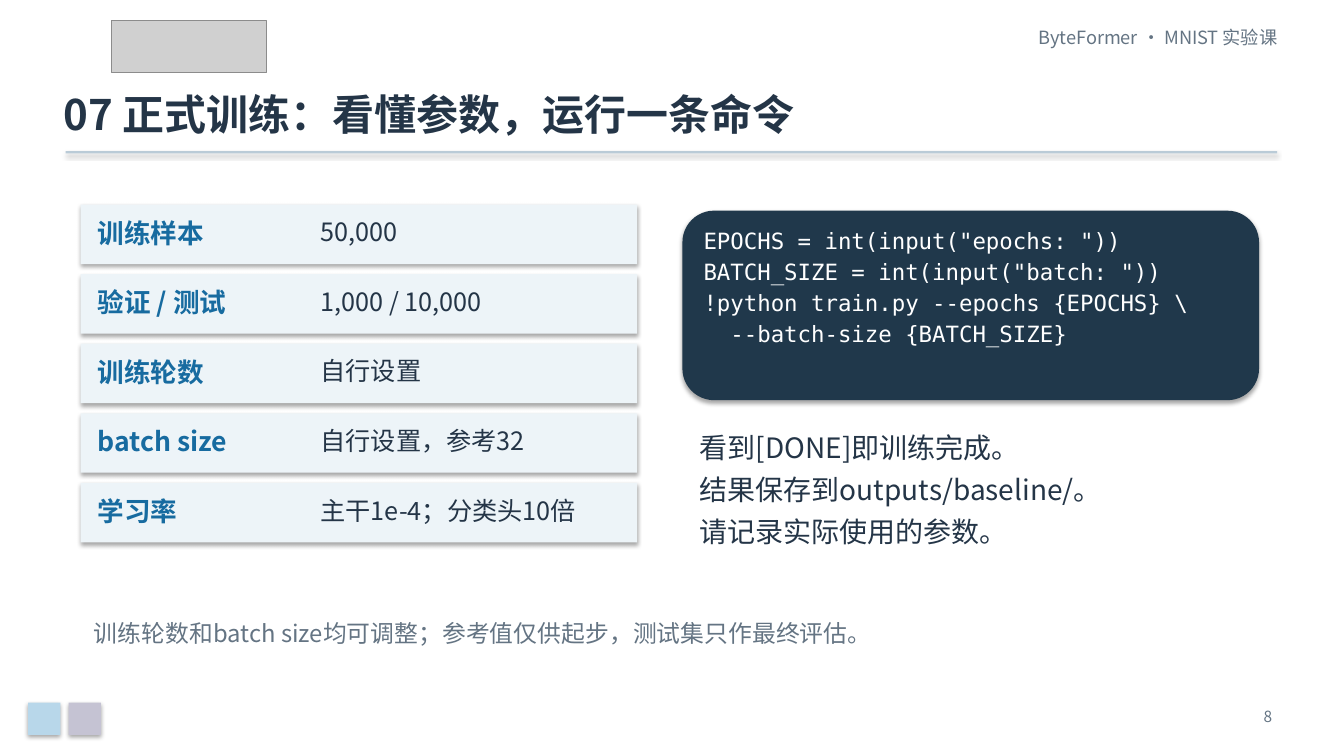
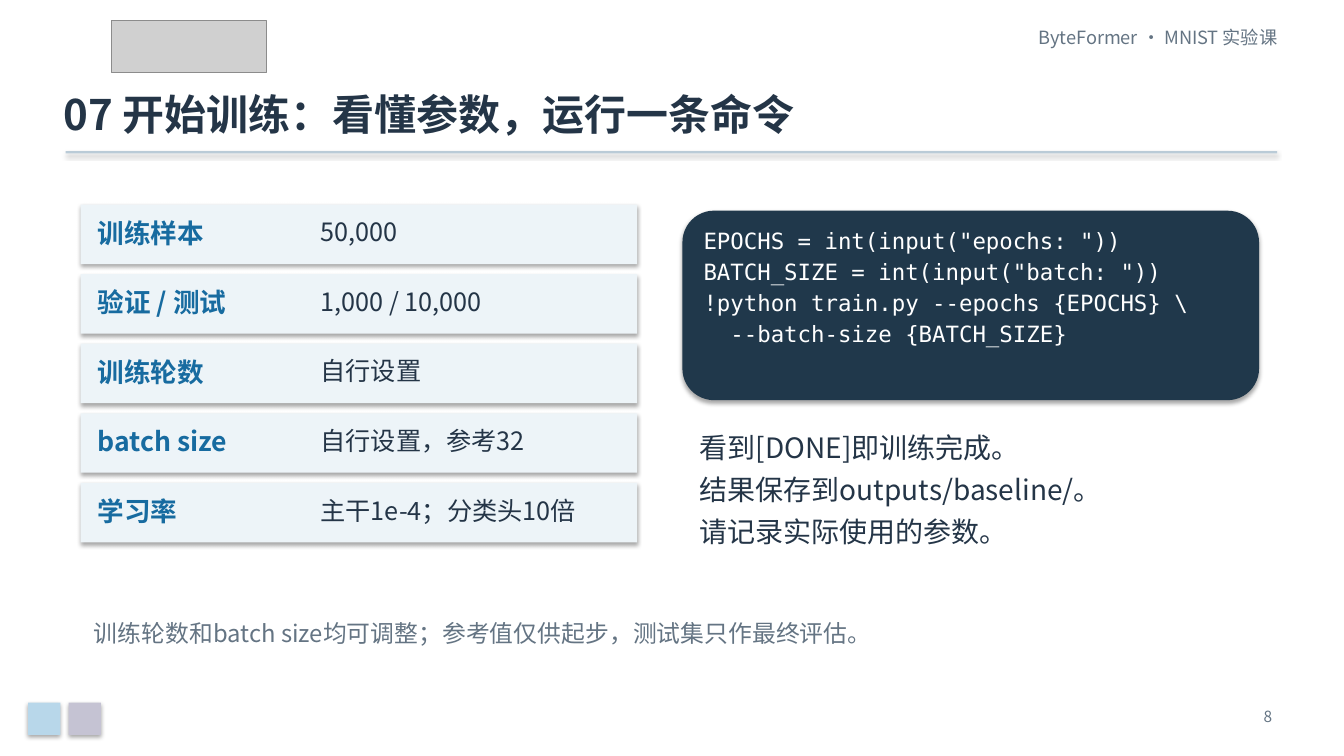
Before and after one commit to Franklin-L/byteformer-mnist-course, a slide deck: slide 8 of docs/ByteFormer_MNIST_零基础实验课.pptx. Drawn at 1344x756 pixels with LibreOffice and Linux fonts; fonts in the diff are those of the drawing; grey boxes stand for pictures. Boxes give left, top, right and bottom in pixels: in the first picture for what was removed or moved away, otherwise in the second. Text is boxed around its words. In the diff, an @@ line names an element or a change of style, - is before the commit and + after.

```diff
--- a/docs/ByteFormer_MNIST_零基础实验课.pptx
+++ b/docs/ByteFormer_MNIST_零基础实验课.pptx
@@ text at [63,94,795,136]: text changed @@
-07 正式训练：看懂参数，运行一条命令
+07 开始训练：看懂参数，运行一条命令
```
Also in this commit, not shown: 4 other slides changed, 2 slides added, 1 slide removed, 5 other files.
